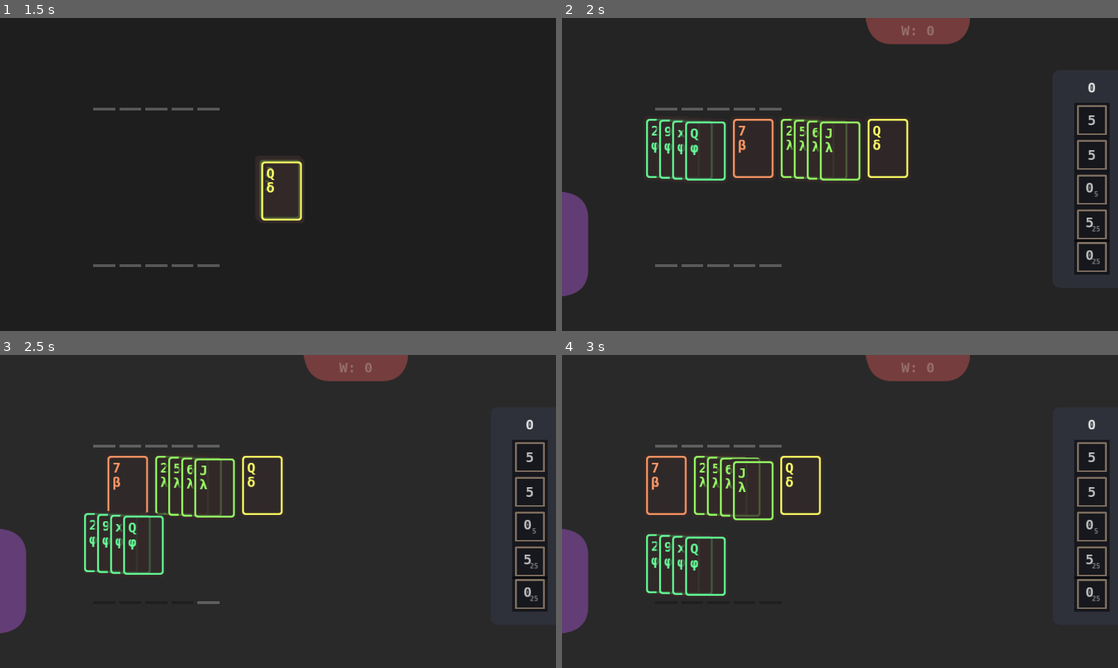
Above: before the commit, frames 1-4 (two rows, left to right).
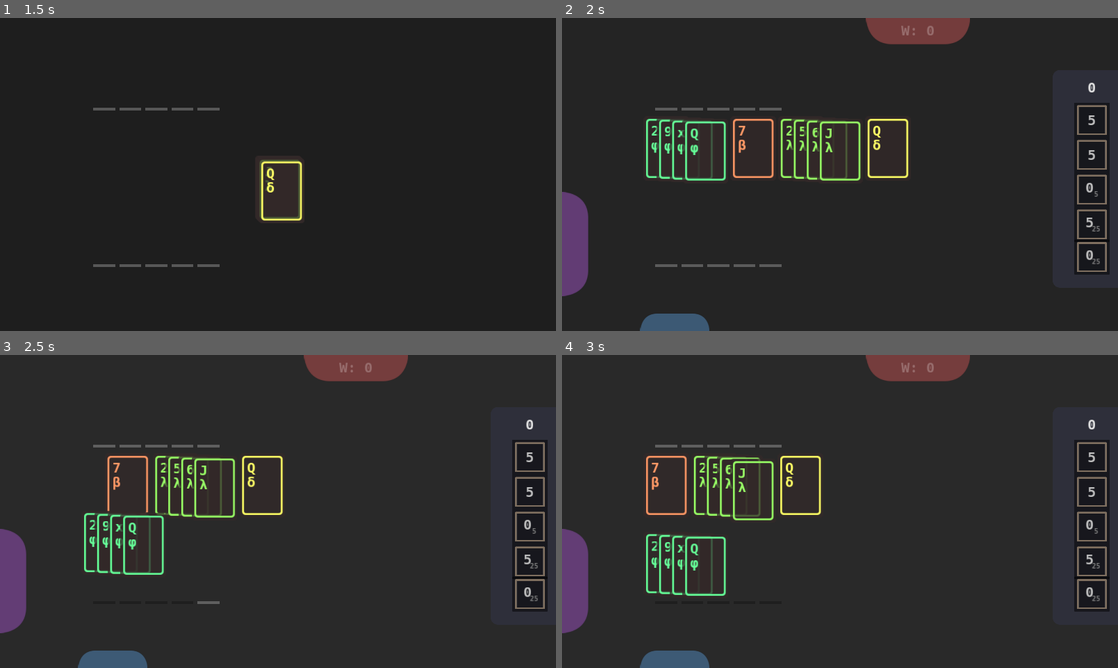
Above: after the commit, the same moments.

Repository: irisxerno/godot-cardinality-9
Game: Godot game, scene res://scene/Main.tscn
Same seed, same stepped clock (60 frames per second), same inputs: the game is played once before the commit and once after it.
Inputs (mouse positions are in pixels of both pictures, inside the frame that each line leads up to):
- Up to frame 1 (1.5 s): tap Enter (ui_accept) at 0.5, 0.77 s; move the mouse to (400, 158) at 0.52 s; click (400, 158) at 0.67 s; move the mouse to (166, 190) at 1.27 s; click (166, 190) at 1.42 s
- Up to frame 2 (2 s): tap Enter (ui_accept) at 1.52 s
- Up to frame 3 (2.5 s): move the mouse to (122, 486) at 2.02 s; click (122, 486) at 2.17 s
- Up to frame 4 (3 s): move the mouse to (734, 486) at 2.77 s; click (734, 486) at 2.92 s

Frame 1 is identical in both runs. In frame 2, 0.6% of the frame differs, in the area x 14-27%, y 94-100%; in frame 3, 0.6%; in frame 4, 0.6%.

Commit message:
checkpoint for tutorializer

Diff:
--- a/scene/Main.tscn
+++ b/scene/Main.tscn
@@ -25,6 +25,7 @@
 [ext_resource path="res://script/Click.gd" type="Script" id=23]
 [ext_resource path="res://script/Ending.gd" type="Script" id=24]
 [ext_resource path="res://res/DejaVuSerif.ttf" type="DynamicFontData" id=25]
+[ext_resource path="res://script/Lowest.gd" type="Script" id=26]
 
 [sub_resource type="RectangleShape2D" id=5]
 extents = Vector2( 1280, 720 )
@@ -45,7 +46,7 @@
 corner_radius_bottom_left = 16
 
 [sub_resource type="StyleBoxFlat" id=2]
-bg_color = Color( 0.1875, 0.197917, 0.25, 0.752941 )
+bg_color = Color( 0.188235, 0.196078, 0.25098, 0.752941 )
 corner_radius_top_left = 16
 corner_radius_top_right = 16
 corner_radius_bottom_right = 16
@@ -65,6 +66,19 @@
 corner_radius_bottom_left = 16
 
 [sub_resource type="DynamicFont" id=10]
+size = 32
+use_mipmaps = true
+use_filter = true
+font_data = ExtResource( 12 )
+
+[sub_resource type="StyleBoxFlat" id=14]
+bg_color = Color( 0.25098, 0.188235, 0.235294, 0.941176 )
+corner_radius_top_left = 16
+corner_radius_top_right = 16
+corner_radius_bottom_right = 16
+corner_radius_bottom_left = 16
+
+[sub_resource type="DynamicFont" id=15]
 size = 32
 use_mipmaps = true
 use_filter = true
@@ -282,7 +296,7 @@
 
 [node name="Button" parent="Tabs/StatsView" index="1"]
 visible = false
-modulate = Color( 0.5, 0.479167, 0.375, 0.878431 )
+modulate = Color( 0.501961, 0.478431, 0.376471, 0.878431 )
 anchor_left = 1.0
 anchor_top = 0.5
 anchor_right = 1.0
@@ -327,6 +341,7 @@
 margin_bottom = -160.0
 default = 5
 mult = 1
+maxval = 30
 
 [node name="Offhand" parent="Tabs/StatsView/Stats" instance=ExtResource( 11 )]
 anchor_left = 1.0
@@ -339,6 +354,7 @@
 margin_bottom = -80.0
 default = 5
 mult = 1
+maxval = 30
 
 [node name="Extra" parent="Tabs/StatsView/Stats" instance=ExtResource( 11 )]
 anchor_left = 1.0
@@ -349,6 +365,7 @@
 margin_right = -250.0
 base = 5
 mult = 1
+maxval = 30
 
 [node name="Attack" parent="Tabs/StatsView/Stats" instance=ExtResource( 11 )]
 anchor_left = 1.0
@@ -361,6 +378,7 @@
 margin_bottom = 80.0
 default = 5
 mult = 5
+maxval = 20
 
 [node name="Armory" parent="Tabs/StatsView/Stats" instance=ExtResource( 11 )]
 anchor_left = 1.0
@@ -373,6 +391,7 @@
 margin_bottom = 155.0
 base = 5
 mult = 5
+maxval = 10
 
 [node name="Temp" type="Label" parent="Tabs/StatsView/Stats"]
 visible = false
@@ -442,6 +461,89 @@
 rect_rotation = -90.0
 mouse_filter = 1
 
+[node name="ScoreView" parent="Tabs" instance=ExtResource( 6 )]
+anchor_right = 1.0
+anchor_bottom = 1.0
+open_distance = -150
+hide_distance = 100
+property = "margin_bottom"
+
+[node name="Background" parent="Tabs/ScoreView" index="0"]
+anchor_top = 1.0
+anchor_bottom = 1.0
+margin_left = 140.0
+margin_right = 750.0
+margin_bottom = 290.0
+custom_styles/panel = SubResource( 14 )
+
+[node name="Button" parent="Tabs/ScoreView" index="1"]
+modulate = Color( 0.25098, 0.380392, 0.501961, 0.878431 )
+anchor_top = 1.0
+anchor_bottom = 1.0
+margin_left = 340.0
+margin_top = 6.10352e-05
+margin_right = 1940.0
+margin_bottom = 500.0
+rect_rotation = -180.0
+rect_scale = Vector2( 0.1, 0.1 )
+mouse_filter = 1
+
+[node name="Lowest" type="Control" parent="Tabs/ScoreView"]
+anchor_top = 1.0
+anchor_bottom = 1.0
+margin_left = 140.0
+margin_right = 750.0
+margin_bottom = 290.0
+script = ExtResource( 26 )
+
+[node name="Label" type="Label" parent="Tabs/ScoreView/Lowest"]
+margin_left = 80.0
+margin_top = 40.0
+margin_right = 156.0
+margin_bottom = 78.0
+custom_fonts/font = SubResource( 15 )
+text = "< score"
+
+[node name="Score" type="Label" parent="Tabs/ScoreView/Lowest"]
+margin_left = 100.0
+margin_top = 80.0
+margin_right = 176.0
+margin_bottom = 118.0
+custom_fonts/font = SubResource( 15 )
+text = "-"
+
+[node name="Label2" type="Label" parent="Tabs/ScoreView/Lowest"]
+margin_left = 240.0
+margin_top = 40.0
+margin_right = 354.0
+margin_bottom = 78.0
+custom_fonts/font = SubResource( 15 )
+text = "< time"
+
+[node name="Time" type="Label" parent="Tabs/ScoreView/Lowest"]
+margin_left = 260.0
+margin_top = 80.0
+margin_right = 374.0
+margin_bottom = 118.0
+custom_fonts/font = SubResource( 15 )
+text = "-"
+
+[node name="Label3" type="Label" parent="Tabs/ScoreView/Lowest"]
+margin_left = 400.0
+margin_top = 40.0
+margin_right = 514.0
+margin_bottom = 78.0
+custom_fonts/font = SubResource( 15 )
+text = "< enc."
+
+[node name="Progress" type="Label" parent="Tabs/ScoreView/Lowest"]
+margin_left = 420.0
+margin_top = 80.0
+margin_right = 534.0
+margin_bottom = 118.0
+custom_fonts/font = SubResource( 15 )
+text = "-"
+
 [node name="Foreground" parent="." instance=ExtResource( 17 )]
 color = Color( 0, 0, 0, 0 )
 duration = 2.0
@@ -479,6 +581,7 @@
 [connection signal="reset" from="Savior" to="." method="reset"]
 [connection signal="return_cards" from="Savior" to="Builder/Deal" method="add_cards"]
 [connection signal="update" from="Savior" to="Tabs/SaveView/Saves" method="set_saves"]
+[connection signal="update_lowest" from="Savior" to="Tabs/ScoreView/Lowest" method="update_text"]
 [connection signal="dump" from="Builder/Offhand" to="Builder/Deal" method="add_cards"]
 [connection signal="request_return_cards" from="Builder/Offhand" to="Builder/Deal" method="request_take_cards"]
 [connection signal="request_return_cards" from="Builder/Deal" to="Builder" method="_on_Deal_request_return_cards"]
@@ -534,3 +637,4 @@
 [editable path="Tabs/StatsView"]
 [editable path="Tabs/SaveView"]
 [editable path="Tabs/Cancel"]
+[editable path="Tabs/ScoreView"]
--- /dev/null
+++ b/script/Lowest.gd
@@ -0,0 +1,7 @@
+extends Control
+
+
+func update_text(lowest):
+	$Score.text = str(int(lowest["score"]))+"."
+	$Progress.text = str(int(lowest["progress"]))+"."
+	$Time.text = str(int(lowest["time"]/60)) + " m"
--- a/script/Main.gd
+++ b/script/Main.gd
@@ -61,8 +61,9 @@
 
 
 func _on_Fight_done(win):
-	# TODO: losing animation
 	$Tabs/Cancel.update_state("hide")
+	var ending = false
+
 	if win:
 		$Savior.savable = true
 		$Builder.clear()
@@ -72,16 +73,8 @@
 			$Foreground.set_color("flash")
 			$Foreground.to_color("off")
 			if $Tabs/WorldView/World.num > 5:
-				print("victory!")
-				$Fight.clear(true)
-				$Cards.kill(true)
-				$Armories.kill(true)
-				$Builder.visible = false
-				$Fight.visible = false
-				$Background.to_color(Color.white, 10)
-				$Ending.start($WorldGeneration.seed_value)
-				$Savior.archive()
-				return
+				ending = true
+
 
 		var reward = $Fight.tile.reward
 		var maxc = $Tabs/StatsView/Stats/Mainhand.level + $Tabs/StatsView/Stats/Offhand.level + $Tabs/StatsView/Stats/Extra.level - $Fight/Mainhand.count() - $Fight/Offhand.count()
@@ -95,6 +88,18 @@
 		$UserArmory.kill_cards()
 
 		$Tabs/WorldView/World.defeat($Fight.tile)
+
+		if ending:
+				print("victory!")
+				$Fight.clear(true)
+				$Cards.kill(true)
+				$Armories.kill(true)
+				$Builder.visible = false
+				$Fight.visible = false
+				$Background.to_color(Color.white, 10)
+				$Ending.start($WorldGeneration.seed_value)
+				$Savior.archive()
+				return
 
 		$Builder/Dealer.add_cards($Fight/Mainhand.cards())
 		$Builder/Dealer.add_cards($Fight/Offhand.cards())
--- a/script/Savior.gd
+++ b/script/Savior.gd
@@ -5,6 +5,7 @@
 signal update
 signal card_data
 signal reset
+signal update_lowest
 
 
 var savable = false
@@ -16,26 +17,57 @@
 var color
 
 var saves = []
+var lowest = {}
 
-var magic = 2510674299
+var magic = 1012867407
+
+var gametime = 0
+var idletime = 0
+
+
+func _process(delta):
+	idletime += delta
+	if idletime < 60:
+		gametime += delta
+
+
+func _input(event):
+	idletime = 0
 
 
 func archive():
-	print("# TODO: scoreboard functionality")
+	var sc = stats.score - stats.xp
+	if len(lowest) == 0:
+		lowest["score"] = sc
+		lowest["progress"] = stats.progress
+		lowest["time"] = gametime
+	else:
+		if sc < lowest["score"]:
+			lowest["score"] = sc
+		if stats.progress < lowest["progress"]:
+			lowest["progress"] = stats.progress
+		if gametime < lowest["time"]:
+			lowest["time"] = gametime
+
+	saves = []
+	save_file()
 
 
 func start():
-	var save_game = File.new()
+	var save_f = File.new()
 	var dir = Directory.new()
 	if dir.file_exists("user://save"):
-		save_game.open_compressed("user://save", File.READ, File.COMPRESSION_GZIP)
-		var savefile = parse_json(save_game.get_line())
+		save_f.open_compressed("user://save", File.READ, File.COMPRESSION_GZIP)
+		var savefile = parse_json(save_f.get_line())
 		if typeof(savefile) == 18 and "magic" in savefile:
 			var svmg = savefile["magic"]
 			if magic == svmg:
 				saves = savefile["saves"]
-		save_game.close()
+				lowest = savefile["lowest"]
+		save_f.close()
 	emit_signal("update", saves)
+	if len(lowest) > 0:
+		emit_signal("update_lowest", lowest)
 
 	if len(saves) > 0:
 		load_next(-1)
@@ -59,24 +91,6 @@
 	emit_signal("return_cards", cards)
 
 
-func list_saves():
-	var files = []
-	var dir = Directory.new()
-	dir.open("user://")
-	dir.list_dir_begin()
-
-	while true:
-		var file = dir.get_next()
-		if file == "":
-			break
-		elif file.begins_with("save"):
-			files.append(file)
-
-	dir.list_dir_end()
-
-	return files
-
-
 func save_file():
 	while len(saves) > 5:
 		saves.pop_front()
@@ -86,6 +100,7 @@
 	var savefile = {}
 	savefile["saves"] = saves
 	savefile["magic"] = magic
+	savefile["lowest"] = lowest
 	save_game.store_line(to_json(savefile))
 
 
@@ -103,7 +118,8 @@
 		"world": world_data,
 		"world_num": world.num,
 		"rng_seed": generator.seed_value,
-		"rng_state": generator.rng.state
+		"rng_state": generator.rng.state,
+		"time": gametime
 	}
 	saves.append(data)
 	save_file()
@@ -130,6 +146,8 @@
 	generator.rng.seed = generator.seed_value
 	generator.rng.state = data["rng_state"]
 
+	gametime = data["time"]
+
 	color = data["color"]
 
 
@@ -138,4 +156,5 @@
 
 
 func newgame():
+	gametime = 0
 	load_save(false)
--- a/script/Stat.gd
+++ b/script/Stat.gd
@@ -7,6 +7,7 @@
 export var default = 0
 export var base = 0
 export var mult = 0
+export var maxval = 100
 
 var level = 0
 
@@ -18,6 +19,12 @@
 
 func cost():
 	return (level + base) * mult
+
+
+func cost_str():
+	if level >= maxval:
+		return "-"
+	return str(cost())
 
 
 func decrease():
@@ -42,9 +49,9 @@
 	$Level.text = str(level)
 	$Cost.text = ""
 	$Level.rect_position = Vector2(0,0)
-	if cost() != level:
+	if cost() != level or level >= maxval:
 		$Level.rect_position = Vector2(-5, -5)
-		$Cost.text = str(cost())
+		$Cost.text = cost_str()
 	emit_signal("update", level)
 
 
--- a/script/Stats.gd
+++ b/script/Stats.gd
@@ -17,7 +17,7 @@
 
 func try_buy(inst):
 	var cost = inst.cost()
-	if xp >= cost:
+	if xp >= cost and inst.level < inst.maxval:
 		xp -= cost
 		inst.increase()
 		update()
--- a/stresstest.gd
+++ b/stresstest.gd
@@ -13,10 +13,8 @@
 	randomize()
 	print(randi())
 
-
 func _process(delta):
 	var fps = 1/delta
-	# var fps = Performance.get_monitor(Performance.TIME_FPS)
 	$Debug.text = str(c) + " " + str(fps)
 
 	if fps < maxfps:
Not shown: 1 places in scene/Main.tscn that only renumber resources
